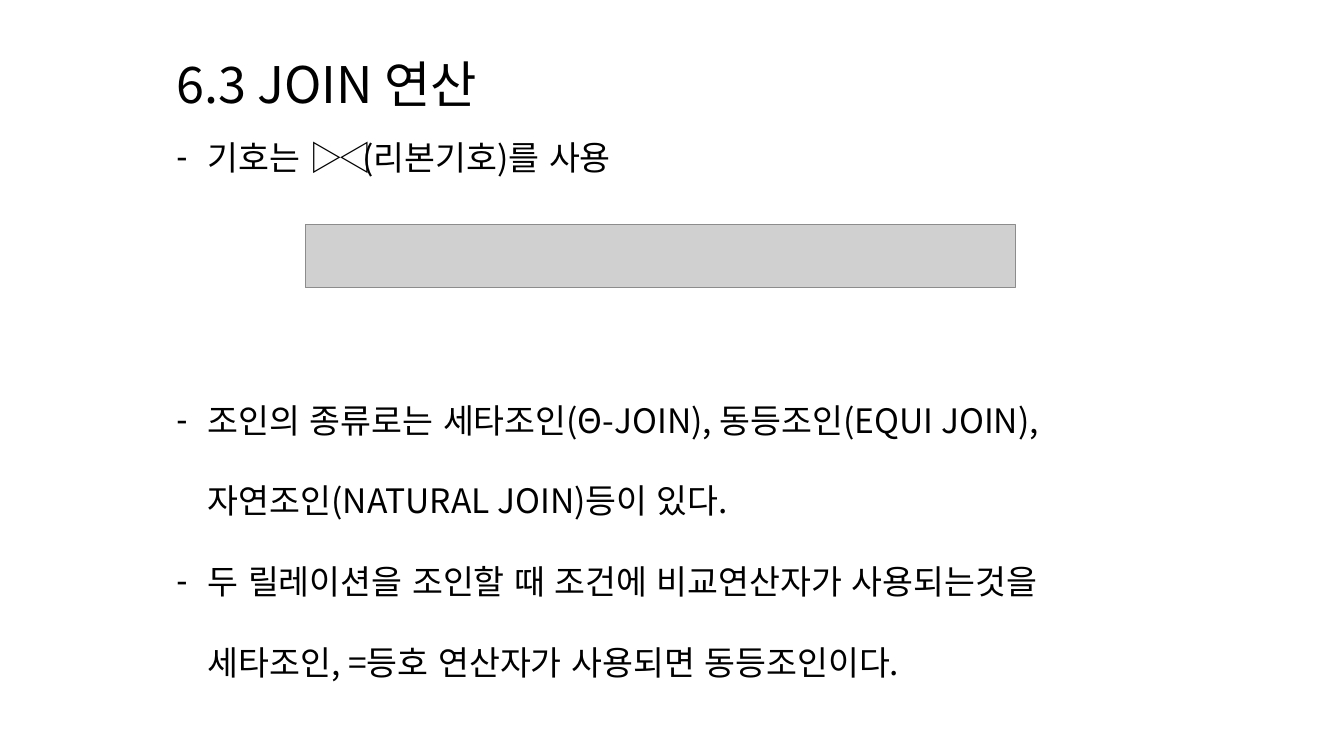
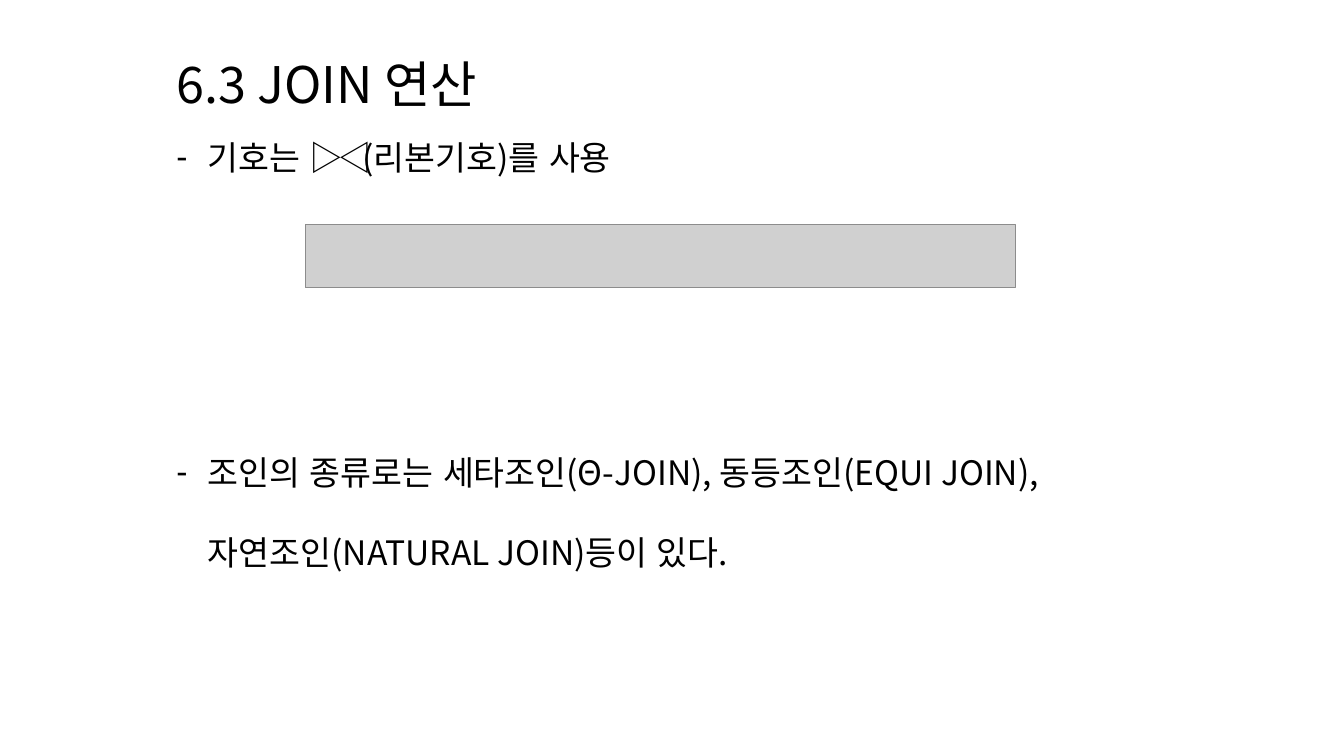
Before and after one commit to lhs501/mirim, a slide deck: slide 10 of chapter 6.pptx. Drawn at 1344x756 pixels with LibreOffice and Linux fonts; fonts in the diff are those of the drawing; grey boxes stand for pictures. Boxes give left, top, right and bottom in pixels: in the first picture for what was removed or moved away, otherwise in the second. Text is boxed around its words. In the diff, an @@ line names an element or a change of style, - is before the commit and + after.

```diff
--- a/chapter 6.pptx
+++ b/chapter 6.pptx
@@ text "조인의 종류로는 세타조인(Θ-JOIN), 동등조인(EQUI JOIN), ...": place and size @@
-text "조인의 종류로는 세타조인(Θ-JOIN), 동등조인(EQUI JOIN), ..." at (208,405,1039,681)
+text "조인의 종류로는 세타조인(Θ-JOIN), 동등조인(EQUI JOIN), ..." at (208,457,1039,572)
@@ text at (208,566,1038,681): paragraph removed @@
-– 두 릴레이션을 조인할 때 조건에 비교연산자가 사용되는것을 세타조인, =등호 연산자가 사용되면 동등조인이다.
```
Also in this commit, not shown: 1 other slide changed, 3 slides added.
